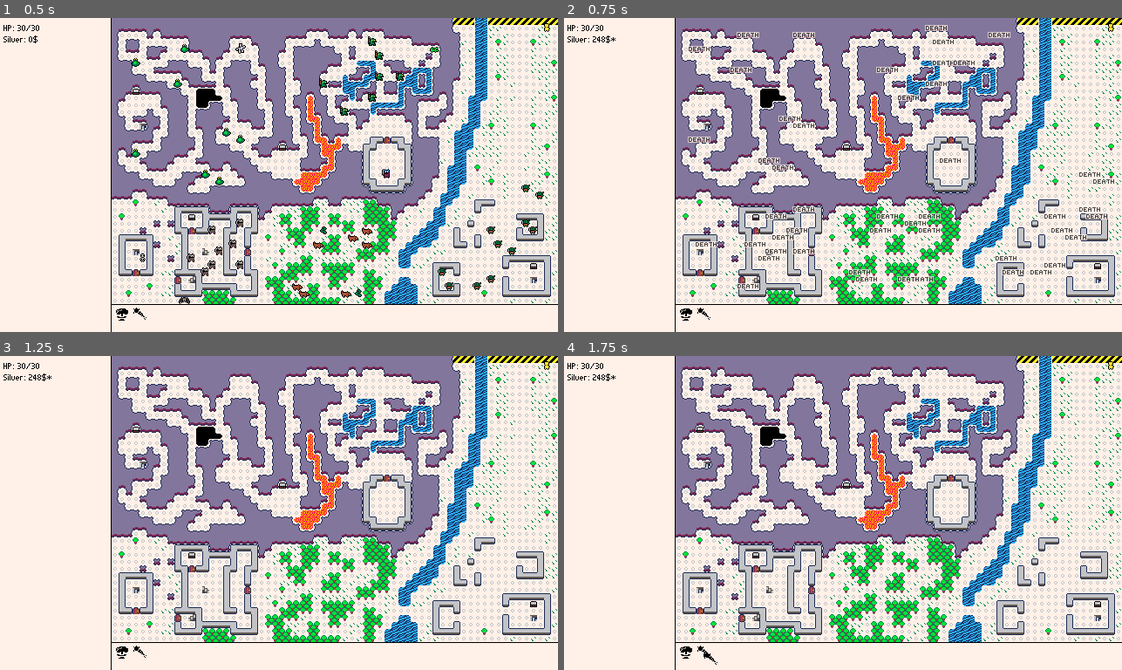
Above: before the commit, frames 1-4 (two rows, left to right).
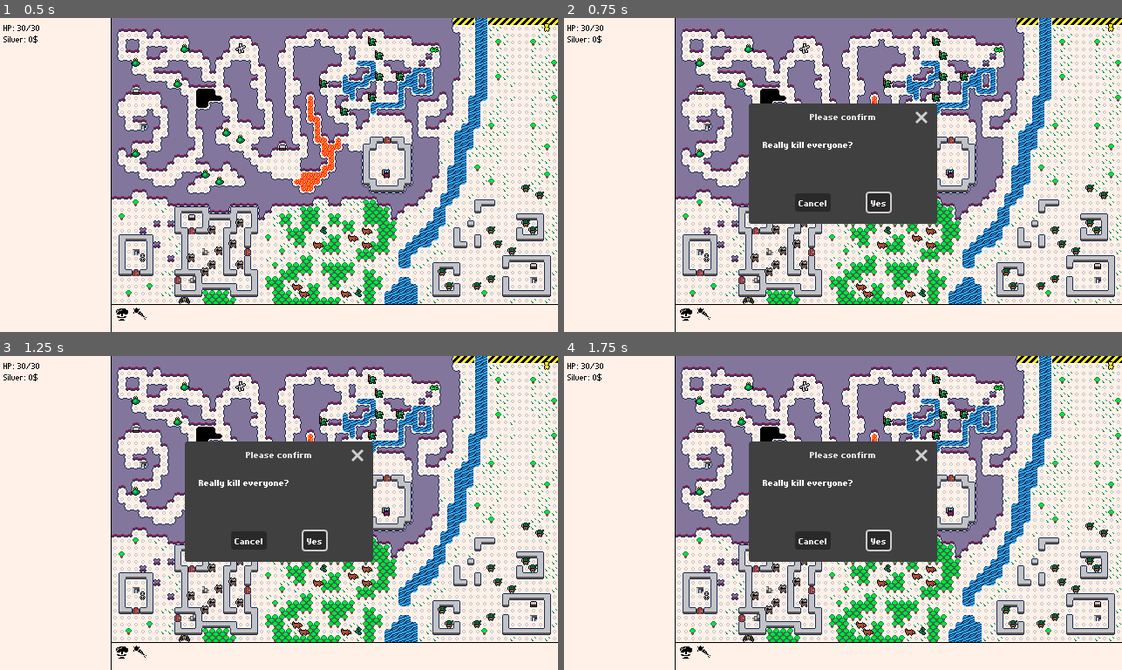
Above: after the commit, the same moments.

Repository: rsaarelm/azoth
Game: Godot game, scene res://game_screen.tscn
Two runs of this game, one before a commit and one after it. Both use one fixed random seed, a clock stepped at 60 frames per second and the inputs below.
Inputs (mouse positions are in pixels of both pictures, inside the frame that each line leads up to):
- Up to frame 1 (0.5 s): no input
- Up to frame 2 (0.75 s): click (686, 313) at 0.52 s
- Up to frame 3 (1.25 s): no input
- Up to frame 4 (1.75 s): click (703, 651) at 1.27 s

Frame 1 is identical in both runs. In frame 2, 16% of the frame differs, in the area x 5-99%, y 2-92%; in frame 3, 14%; in frame 4, 14%.

Commit message:
Scriptable confirmation dialog

Diff:
--- a/game.gd
+++ b/game.gd
@@ -118,6 +118,9 @@
 func msg(text: String) -> void:
 	get_tree().current_scene.msg(text)
 
+func confirm(message: String) -> bool:
+	return await get_tree().current_scene.confirm(message)
+
 ## Get the current leader mob (directly controlled player character).
 ## This may be different than the main player character if a minion NPC
 ## is temporarily assigned to lead the team.
--- a/game_screen.gd
+++ b/game_screen.gd
@@ -67,3 +67,26 @@
 
 func msg(text: String) -> void:
 	%Console.msg(text)
+
+# These need to be member variables so we can modify them from the listener lambdas.
+var _confirm_complete := false
+var _confirm_result = null
+
+func confirm(message: String) -> bool:
+	var dialog = %ConfirmationPopup
+
+	dialog.title = "Please confirm"
+	dialog.dialog_text = message
+	dialog.visible = true
+
+	dialog.canceled.connect(
+		func (): _confirm_result = false; _confirm_complete = true)
+	dialog.confirmed.connect(
+		func (): _confirm_result = true; _confirm_complete = true)
+
+	while !_confirm_complete:
+		# Busy-wait until we get an answer.
+		await get_tree().process_frame
+	_confirm_complete = false
+
+	return _confirm_result
--- a/game_screen.tscn
+++ b/game_screen.tscn
@@ -30,6 +30,9 @@
 bg_color = Color(1, 0.945098, 0.909804, 1)
 border_width_top = 1
 border_color = Color(0, 0, 0, 1)
+
+[sub_resource type="Theme" id="Theme_3vj30"]
+default_font_size = 8
 
 [node name="GameScreen" type="Node2D"]
 script = ExtResource("1_3vj30")
@@ -107,3 +110,13 @@
 
 [node name="CursorSprite" parent="." instance=ExtResource("7_u10x5")]
 unique_name_in_owner = true
+
+[node name="ConfirmationPopup" type="ConfirmationDialog" parent="."]
+unique_name_in_owner = true
+oversampling_override = 1.0
+title = "Everything will be destroyed."
+initial_position = 1
+theme = SubResource("Theme_3vj30")
+ok_button_text = "Yes"
+dialog_text = "Are you sure you want to cancel the
+stopping of the quitting?"
--- a/grimoire/armageddon.gd
+++ b/grimoire/armageddon.gd
@@ -5,6 +5,9 @@
 
 func use(caster: Mob, _target: Vector2i) -> void:
 	# Deal damage to all mobs that are not the caster.
+	if !await Game.confirm("Really kill everyone?"):
+		return
 	for mob in caster.get_tree().get_nodes_in_group("mob"):
 		if mob != caster:
 			mob.take_damage(damage)
+	Game.msg("Kaboom.")
Not shown: 1 places in game_screen.tscn that only renumber resources
